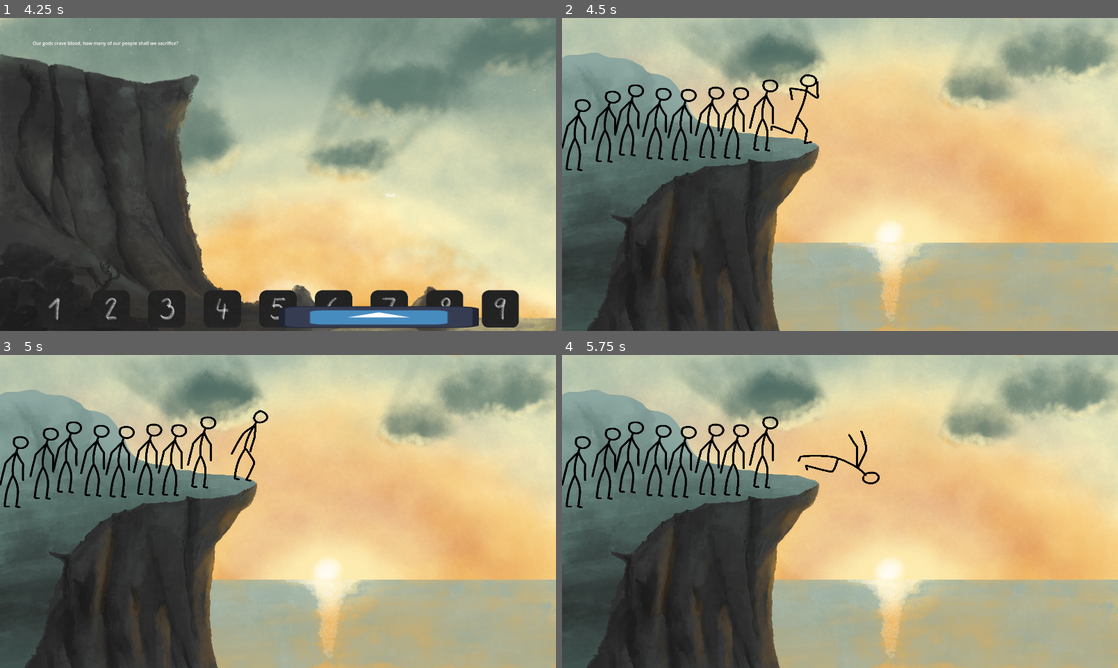
Above: before the commit, frames 1-4 (two rows, left to right).
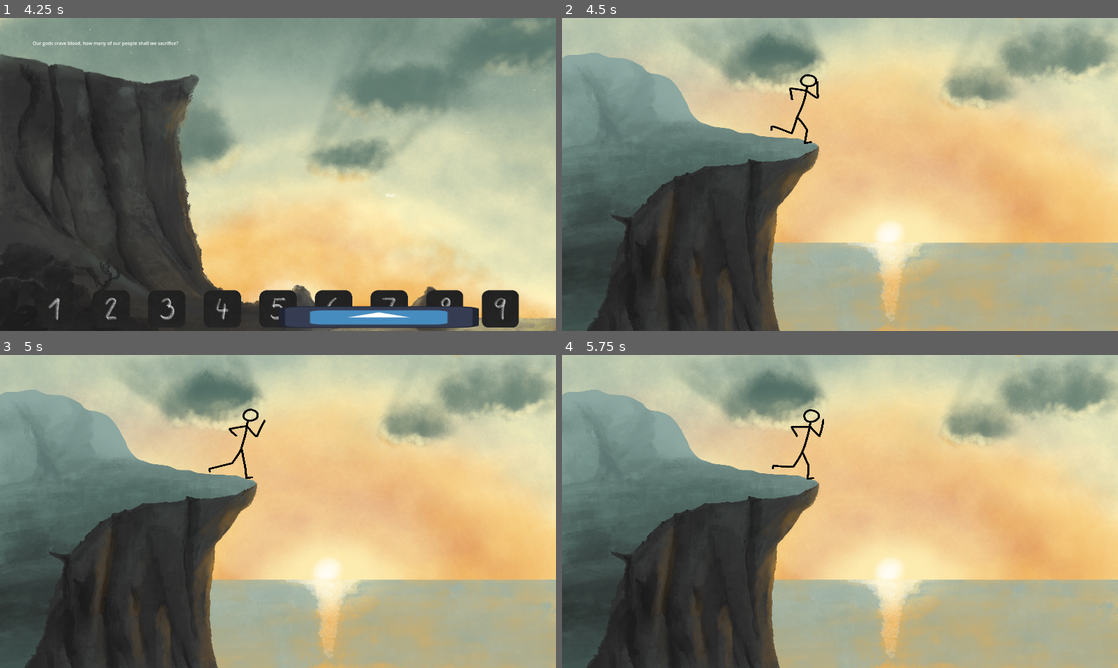
Above: after the commit, the same moments.

Repository: matouseek/game-jam-25
Game: Godot game, scene res://scenes/minigames/sacrifice.tscn
Two runs of this game, one before a commit and one after it. Both use one fixed random seed, a clock stepped at 60 frames per second and the inputs below. The project has no main scene, so this scene is started directly. The engine's default icon, where the game draws it, is replaced by a stand-in: a white triangle on a blue panel in a dark square. A sky picture missing from this copy of the repository is replaced by a grey-blue gradient. Sound files missing from this copy of the repository are replaced by a short silence.
Inputs (mouse positions are in pixels of both pictures, inside the frame that each line leads up to):
- Up to frame 1 (4.25 s): click "Play" at 0.5 s; tap Enter at 1.25, 2.75 s; move the mouse to (400, 158) at 1.27 s; hold D (right) 1.28-2.03 s; tap Space (shoot) at 1.35, 2, 2.1, 2.85, 3.6 s; move the mouse to (166, 190) at 2.02 s; hold S (down) 2.03-2.78 s; move the mouse to (333, 105) at 2.77 s; hold D (right) 2.78-3.53 s; move the mouse to (250, 237) at 3.52 s; hold W (up) from 3.53 s (still down)
- Up to frame 2 (4.5 s): release W (up) at 4.25 s; click (617, 309) at 4.25 s
- Up to frame 3 (5 s): no input
- Up to frame 4 (5.75 s): move the mouse to (1006, 558) at 5.02 s; hold A (left) from 5.03 s (still down); tap Space (shoot) at 5.1 s

Frame 1 is identical in both runs. In frame 2, 2.2% of the frame differs, in the area x 0-39%, y 19-49%; in frame 3, 2.7%; in frame 4, 2.8%, in the area x 0-58%, y 17-49%.

Commit message:
falling animation removed

Diff:
--- a/scenes/person.tscn
+++ b/scenes/person.tscn
@@ -1,19 +1,7 @@
-[gd_scene load_steps=24 format=3 uid="uid://ejh0pen6n247"]
+[gd_scene load_steps=12 format=3 uid="uid://ejh0pen6n247"]
 
 [ext_resource type="Script" path="res://scripts/person.gd" id="1_vcmnd"]
 [ext_resource type="Texture2D" uid="uid://bjnlxk4t5liyb" path="res://assets/cliff/StickmanCliff2/Falling/Falling1.png" id="2_uxg8x"]
-[ext_resource type="Texture2D" uid="uid://o0vket4fuyhf" path="res://assets/cliff/StickmanCliff2/Falling/Falling0.png" id="3_dfvnj"]
-[ext_resource type="Texture2D" uid="uid://dctrnr8yed7qb" path="res://assets/cliff/StickmanCliff2/Falling/Falling2.png" id="4_djmbo"]
-[ext_resource type="Texture2D" uid="uid://bcm7xioej0d23" path="res://assets/cliff/StickmanCliff2/Falling/Falling3.png" id="5_afmk3"]
-[ext_resource type="Texture2D" uid="uid://dwbl5xlgir1gr" path="res://assets/cliff/StickmanCliff2/Falling/Falling4.png" id="6_41xlk"]
-[ext_resource type="Texture2D" uid="uid://hgghbbrqs30a" path="res://assets/cliff/StickmanCliff2/Falling/Falling5.png" id="7_r4xd2"]
-[ext_resource type="Texture2D" uid="uid://dcppgygm6v0vu" path="res://assets/cliff/StickmanCliff2/Falling/Falling6.png" id="8_om2vr"]
-[ext_resource type="Texture2D" uid="uid://3ay85irdwo2i" path="res://assets/cliff/StickmanCliff2/Falling/Falling7.png" id="9_5b7ji"]
-[ext_resource type="Texture2D" uid="uid://bp5jy8u7rmdje" path="res://assets/cliff/StickmanCliff2/Falling/Falling8.png" id="10_utm2b"]
-[ext_resource type="Texture2D" uid="uid://cbfq121kcq7rs" path="res://assets/cliff/StickmanCliff2/Falling/Falling9.png" id="11_6qd8c"]
-[ext_resource type="Texture2D" uid="uid://c06n4n8cka2dd" path="res://assets/cliff/StickmanCliff2/Falling/Falling10.png" id="12_5j6oj"]
-[ext_resource type="Texture2D" uid="uid://ctnwj0b07ifma" path="res://assets/cliff/StickmanCliff2/Falling/Falling11.png" id="13_t4f5g"]
-[ext_resource type="Texture2D" uid="uid://bmxb45vya2mss" path="res://assets/cliff/StickmanCliff2/Falling/Falling12.png" id="14_03qpo"]
 [ext_resource type="Texture2D" uid="uid://cpb3fej5eo6sq" path="res://assets/cliff/StickmanCliff2/Running/Running0.png" id="15_nl454"]
 [ext_resource type="Texture2D" uid="uid://db346bown6or0" path="res://assets/cliff/StickmanCliff2/Running/Running1.png" id="16_4si8n"]
 [ext_resource type="Texture2D" uid="uid://0pt8884pjyit" path="res://assets/cliff/StickmanCliff2/Running/Running2.png" id="17_qpxcw"]
@@ -32,46 +20,7 @@
 "name": &"default",
 "speed": 5.0
 }, {
-"frames": [{
-"duration": 1.0,
-"texture": ExtResource("3_dfvnj")
-}, {
-"duration": 1.0,
-"texture": ExtResource("2_uxg8x")
-}, {
-"duration": 1.0,
-"texture": ExtResource("4_djmbo")
-}, {
-"duration": 1.0,
-"texture": ExtResource("5_afmk3")
-}, {
-"duration": 1.0,
-"texture": ExtResource("6_41xlk")
-}, {
-"duration": 1.0,
-"texture": ExtResource("7_r4xd2")
-}, {
-"duration": 1.0,
-"texture": ExtResource("8_om2vr")
-}, {
-"duration": 1.0,
-"texture": ExtResource("9_5b7ji")
-}, {
-"duration": 1.0,
-"texture": ExtResource("10_utm2b")
-}, {
-"duration": 1.0,
-"texture": ExtResource("11_6qd8c")
-}, {
-"duration": 1.0,
-"texture": ExtResource("12_5j6oj")
-}, {
-"duration": 1.0,
-"texture": ExtResource("13_t4f5g")
-}, {
-"duration": 1.0,
-"texture": ExtResource("14_03qpo")
-}],
+"frames": [],
 "loop": false,
 "name": &"falling",
 "speed": 8.0
@@ -116,6 +65,7 @@
 position = Vector2(16, -22)
 scale = Vector2(0.511441, 0.443479)
 sprite_frames = SubResource("SpriteFrames_mtn36")
+animation = &"falling"
 
 [node name="CollisionShape2D" type="CollisionShape2D" parent="."]
 position = Vector2(-124, -390.5)
